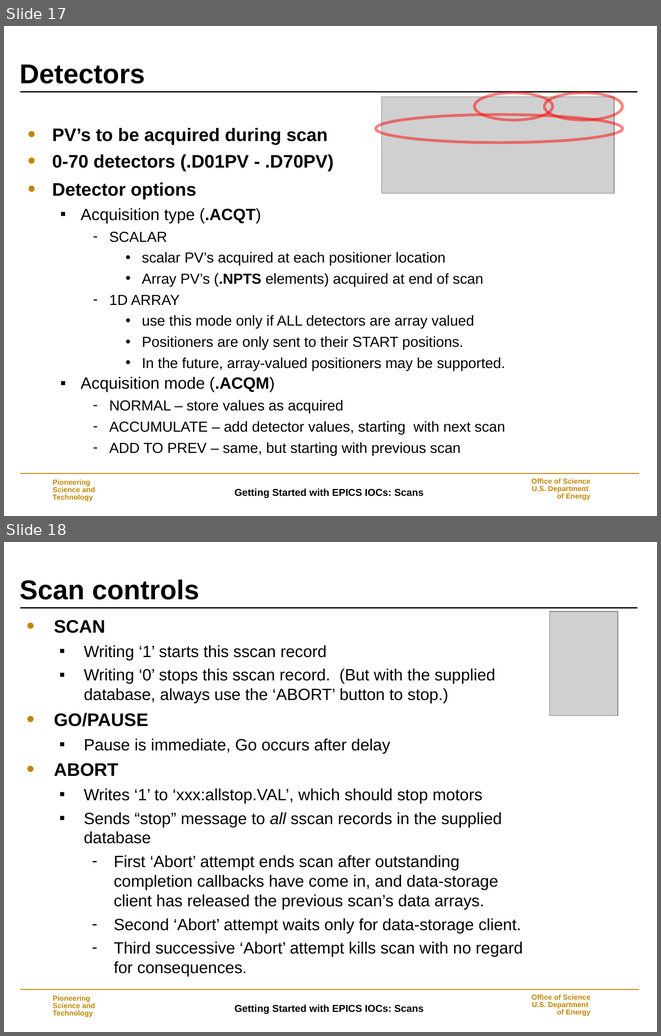
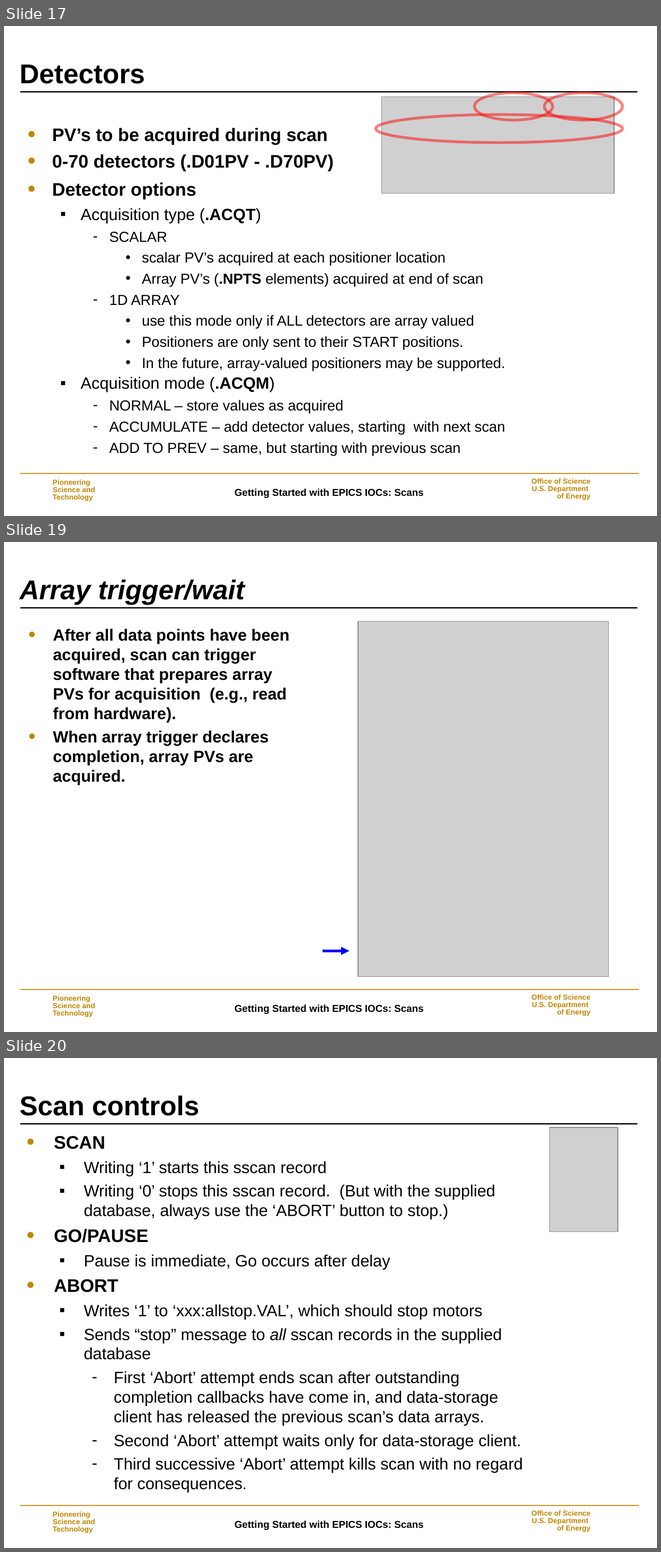
Before and after one commit to epics-modules/sscan, a slide deck: documentation/Scans.ppt. Shown one above the other, each under a label of ours: slides 17 and 18 before the commit, slides 17, 19 and 20 after it; the slides between them are not shown. The pictures are 661x1036 and 661x1552 pixels, drawn with LibreOffice and Linux fonts; fonts in the diff are those of the drawing; grey boxes stand for pictures; background and template pictures are left out. Boxes give left, top, right and bottom in pixels: in the first picture for what was removed or moved away, otherwise in the second. Text is boxed around its words. In the diff, an @@ line names an element or a change of style, - is before the commit and + after.

```diff
--- a/documentation/Scans.ppt
+++ b/documentation/Scans.ppt
@@ slide 19 added at (x1=4, y1=542, x2=657, y2=1032), background #FFFFFF; not listed: 5 template elements that a slide beside it also shows @@
@@ title added at (x1=19, y1=579, x2=245, y2=605), 30 pt, text #000000, bold, italic @@
+Array trigger/wait
@@ picture added at (x1=358, y1=621, x2=608, y2=976) @@
@@ text added at (x1=53, y1=628, x2=290, y2=785), 18 pt, text #000000, bold @@
+• After all data points have been acquired, scan can trigger software that prepares array PVs for acquisition (e.g., read from hardware).
+• When array trigger declares completion, array PVs are acquired.
@@ arrow added from (323, 951) to (350, 951), #0000FF 3 pt @@
@@ what was slide 18 is now slide 20 @@
```
Also in this commit, not shown: 1 slide changed, 1 other slide added.
